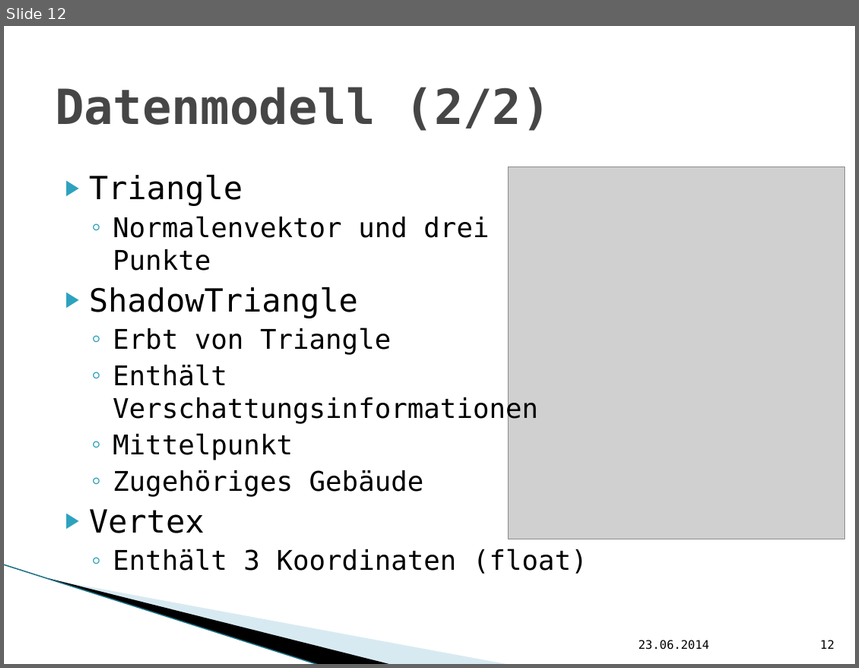
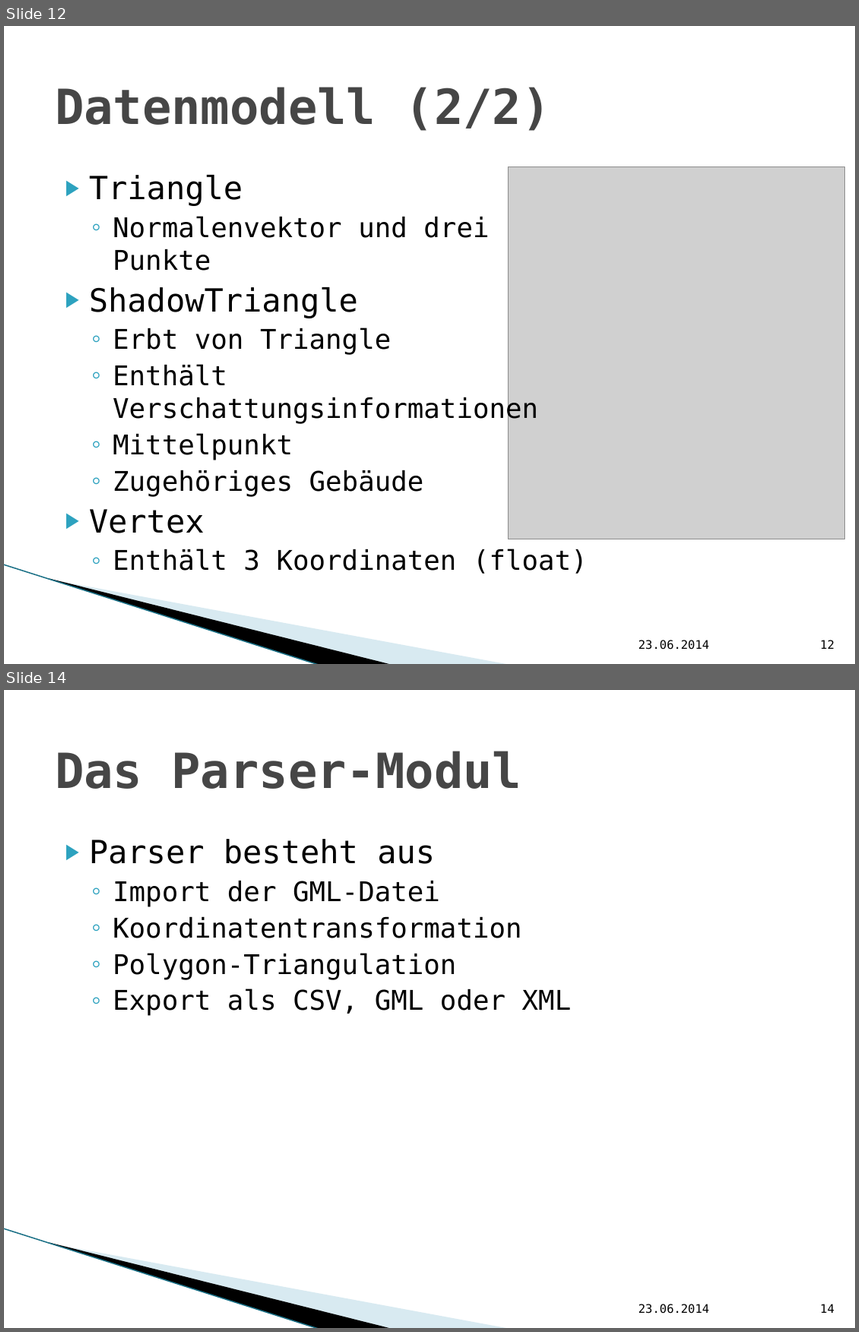
Before and after one commit to hft-swp/stuff, a slide deck: doku/vCity-Präsentation.pptx. Shown one above the other, each under a label of ours: slide 12 before the commit, slides 12 and 14 after it; the slides between them are not shown. The pictures are 859x668 and 859x1332 pixels, drawn with LibreOffice and Linux fonts; fonts in the diff are those of the drawing; grey boxes stand for pictures; background and template pictures are left out. Boxes give left, top, right and bottom in pixels: in the first picture for what was removed or moved away, otherwise in the second. Text is boxed around its words. In the diff, an @@ line names an element or a change of style, - is before the commit and + after.

```diff
--- a/doku/vCity-Präsentation.pptx
+++ b/doku/vCity-Präsentation.pptx
@@ slide 14 added at (4,690,855,1328), background #FFFFFF; not listed: 3 template elements that a slide beside it also shows @@
@@ title added at (55,751,522,789), 41 pt, text #464646, bold @@
+Das Parser-Modul
@@ text added at (89,839,572,1016), 23 pt, text #000000 @@
+▶ Parser besteht aus
+  ◦ Import der GML-Datei
+  ◦ Koordinatentransformation
+  ◦ Polygon-Triangulation
+  ◦ Export als CSV, GML oder XML
@@ text added at (639,1304,709,1314), 10 pt, text #000000 @@
+23.06.2014
@@ page number added at (820,1304,835,1313), 10 pt, text #000000 @@
+14
```
Also in this commit, not shown: 1 slide changed, 10 other slides added.
